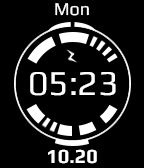
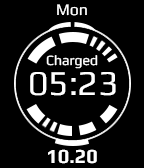
Two versions of the same layered image (144×168). Layer-by-layer changes:
painted on "Mon" over 55, 3, 89, 16
added layer "Charged" above "charging" over 46, 55, 98, 69
hid "charging", moved it above "seconds dial" over 66, 49, 78, 63
